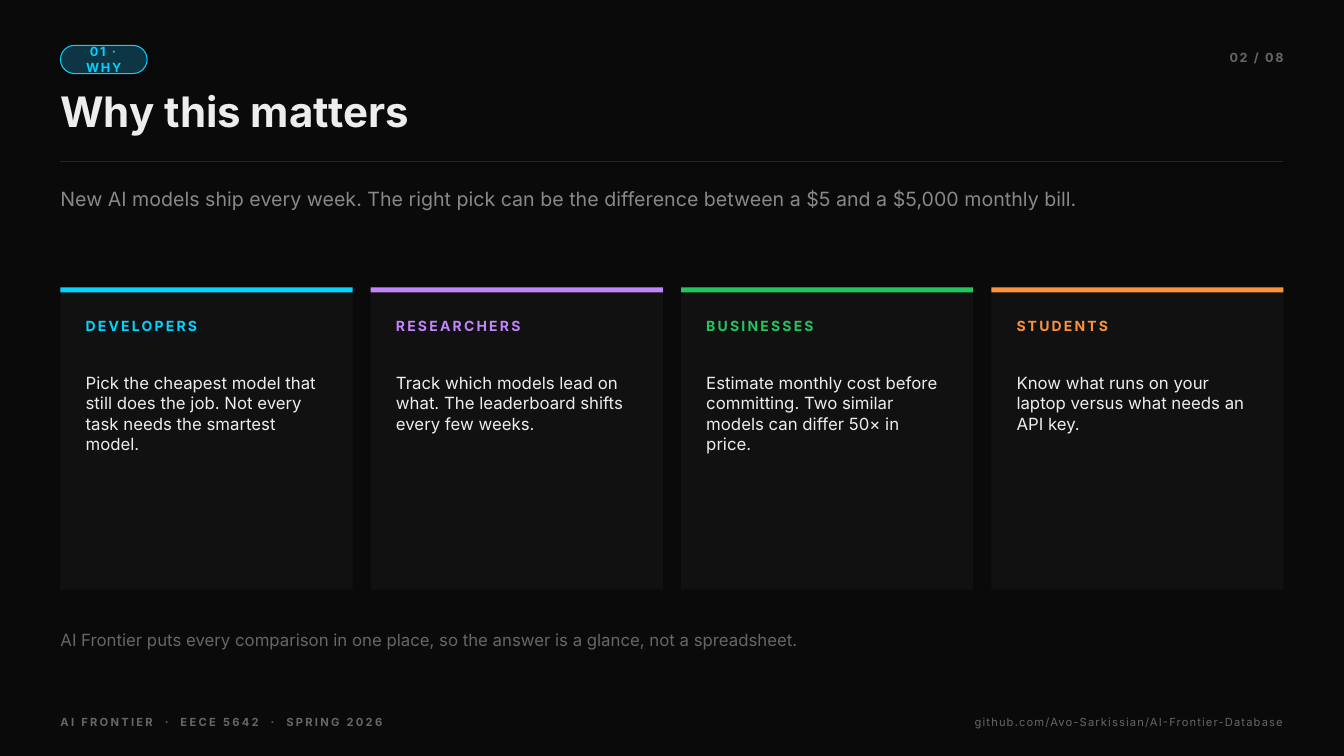
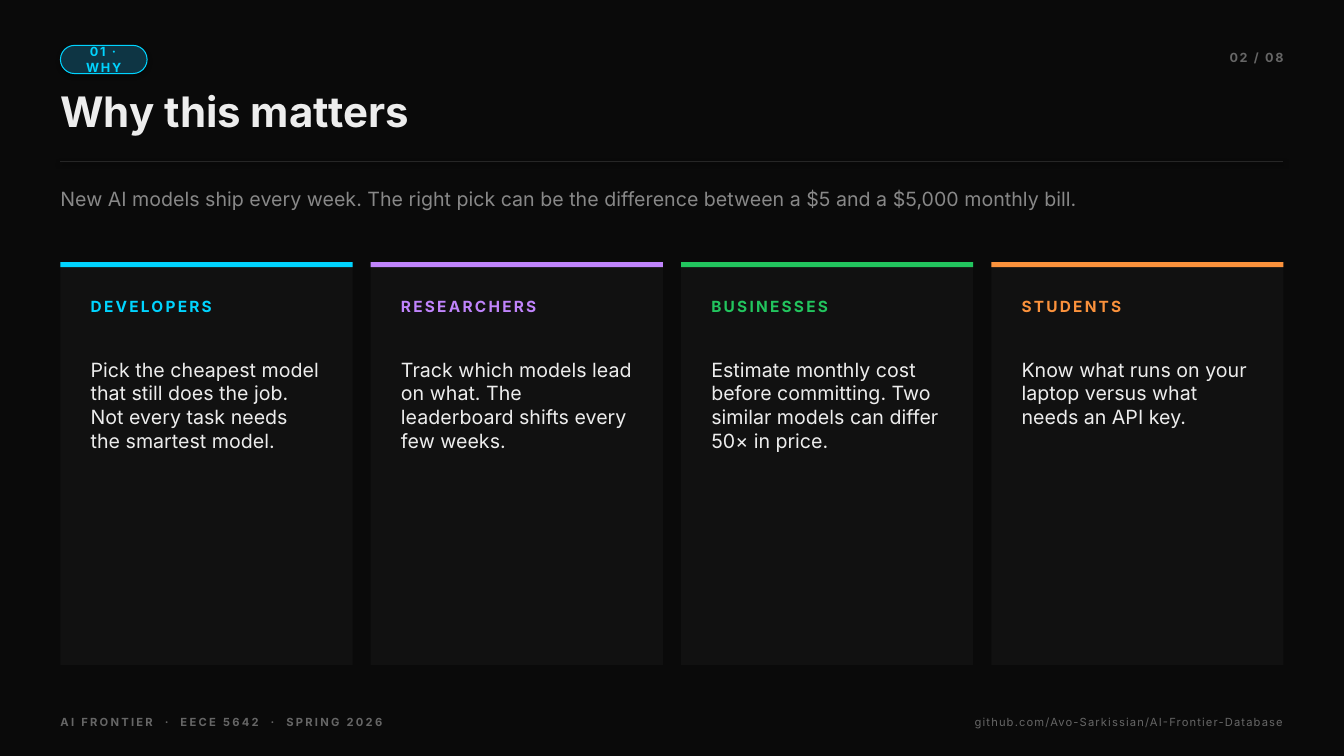
Before and after one commit to Avo-Sarkissian/AI-Frontier-Database, a slide deck: slide 2 of AI_Frontier_Presentation.pptx. Drawn at 1344x756 pixels with LibreOffice and Linux fonts; fonts in the diff are those of the drawing. Boxes give left, top, right and bottom in pixels: in the first picture for what was removed or moved away, otherwise in the second. Text is boxed around its words. In the diff, an @@ line names an element or a change of style, - is before the commit and + after.

```diff
--- a/AI_Frontier_Presentation.pptx
+++ b/AI_Frontier_Presentation.pptx
@@ rectangle: place and size @@
-rectangle at [60, 287, 353, 590]
+rectangle at [60, 262, 353, 665]
@@ rectangle: place and size @@
-rectangle at [371, 287, 663, 590]
+rectangle at [371, 262, 663, 665]
@@ rectangle: place and size @@
-rectangle at [682, 287, 974, 590]
+rectangle at [682, 262, 974, 665]
@@ 4 rectangles: place and size @@
-4 rectangles at [60, 287, 1284, 292]
+4 rectangles at [60, 262, 1284, 267]
@@ rectangle: place and size @@
-rectangle at [991, 287, 1284, 590]
+rectangle at [991, 262, 1284, 665]
@@ text "DEVELOPERS": place and size @@
-text "DEVELOPERS" at [86, 320, 197, 331]
+text "DEVELOPERS" at [91, 300, 212, 312]
@@ text "RESEARCHERS": place and size @@
-text "RESEARCHERS" at [396, 320, 520, 331]
+text "RESEARCHERS" at [401, 300, 536, 312]
@@ text "BUSINESSES": place and size @@
-text "BUSINESSES" at [706, 320, 813, 331]
+text "BUSINESSES" at [711, 300, 828, 312]
@@ size 10 to 11 pt in 4 elements at [91, 300, 212, 312], [401, 300, 536, 312], [711, 300, 828, 312], [1022, 300, 1122, 312] @@
@@ text "STUDENTS": place and size @@
-text "STUDENTS" at [1017, 320, 1109, 331]
+text "STUDENTS" at [1022, 300, 1122, 312]
@@ text "Pick the cheapest model that ...": place and size @@
-text "Pick the cheapest model that ..." at [86, 376, 315, 450]
+text "Pick the cheapest model that ..." at [91, 362, 319, 449]
@@ text "Track which models lead on ...": place and size @@
-text "Track which models lead on ..." at [396, 376, 623, 434]
+text "Track which models lead on ..." at [401, 362, 631, 449]
@@ text "Estimate monthly cost before committing. ...": place and size @@
-text "Estimate monthly cost before committing. ..." at [706, 376, 938, 454]
+text "Estimate monthly cost before committing. ..." at [711, 362, 939, 452]
@@ size 12 to 14 pt in 4 elements at [91, 362, 319, 449], [401, 362, 631, 449], [711, 362, 939, 452], [1022, 362, 1246, 428] @@
@@ text "Know what runs on your ...": place and size @@
-text "Know what runs on your ..." at [1017, 376, 1244, 434]
+text "Know what runs on your ..." at [1022, 362, 1246, 428]
@@ text removed at [60, 633, 797, 650] @@
-AI Frontier puts every comparison in one place, so the answer is a glance, not a spreadsheet.
```
Also in this commit, not shown: 3 other slides changed, 1 other file.
